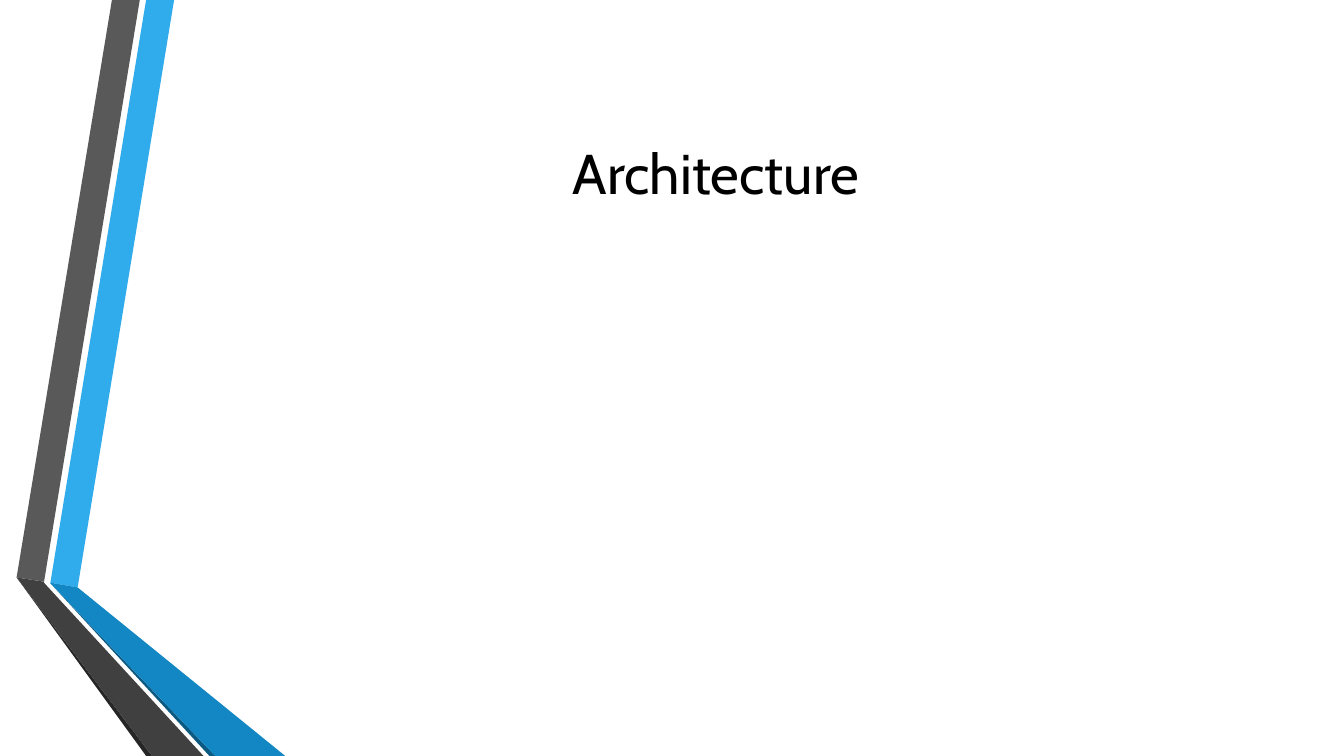
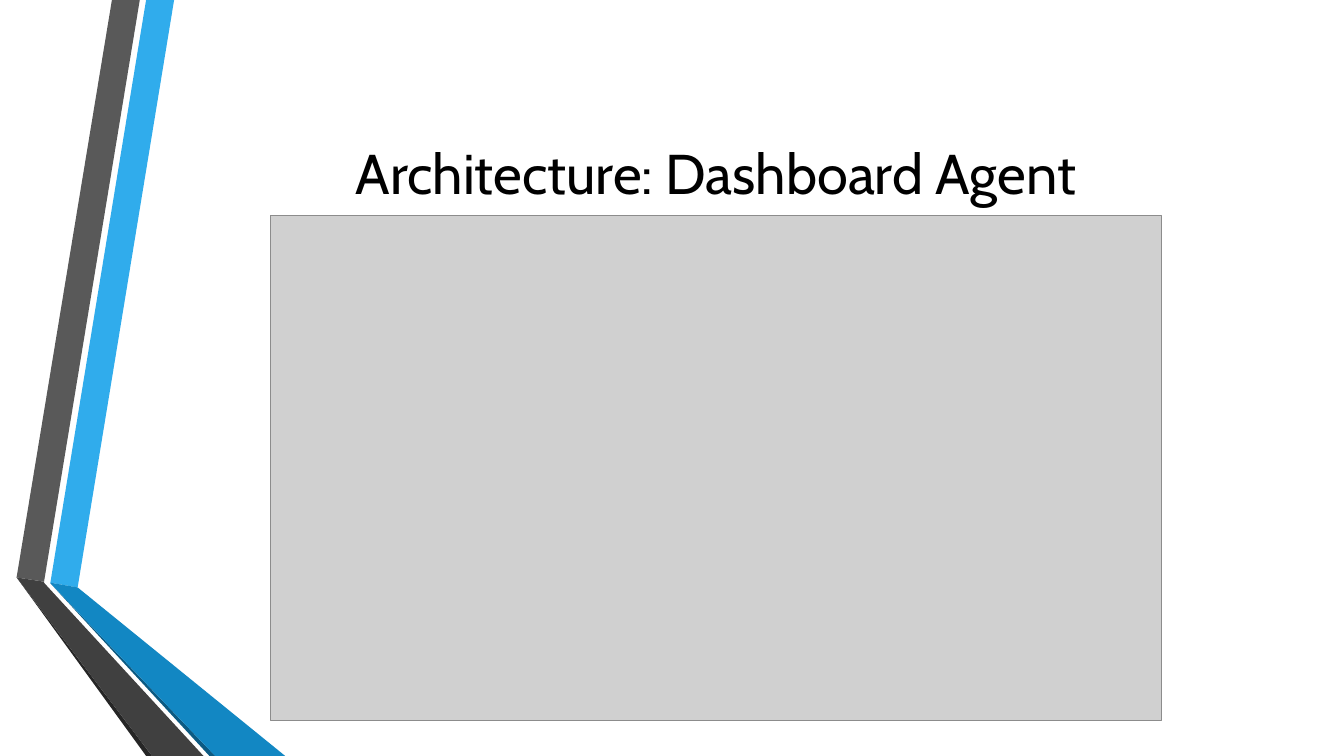
Before and after one commit to bah-scsp-hackathon-2025/public-health-app, a slide deck: slide 4 of BAH-Hackathon.pptx. Drawn at 1344x756 pixels with LibreOffice and Linux fonts; fonts in the diff are those of the drawing; grey boxes stand for pictures; background and template pictures are left out. Boxes give left, top, right and bottom in pixels: in the first picture for what was removed or moved away, otherwise in the second. Text is boxed around its words. In the diff, an @@ line names an element or a change of style, - is before the commit and + after.

```diff
--- a/BAH-Hackathon.pptx
+++ b/BAH-Hackathon.pptx
@@ title at (356,152,1076,207): text changed @@
-Architecture
+Architecture: Dashboard Agent
@@ picture added at (270,216,1162,721) @@
```
Also in this commit, not shown: 1 other slide changed, 2 slides added.
